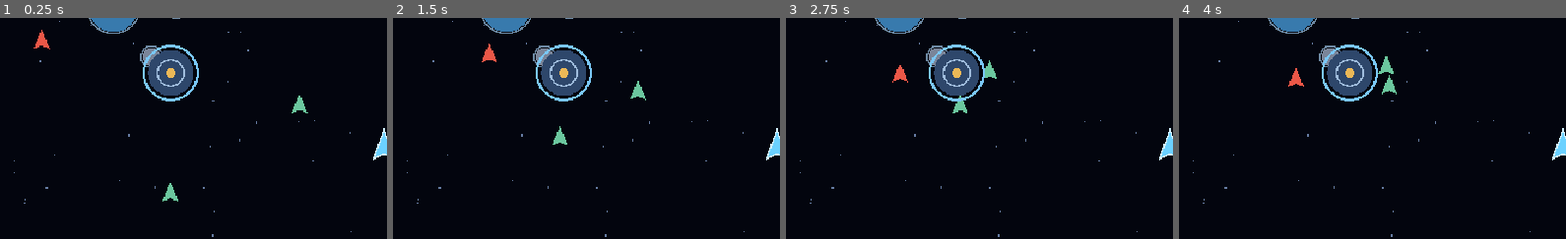
Above: before the commit, frames 1-4 (left to right).
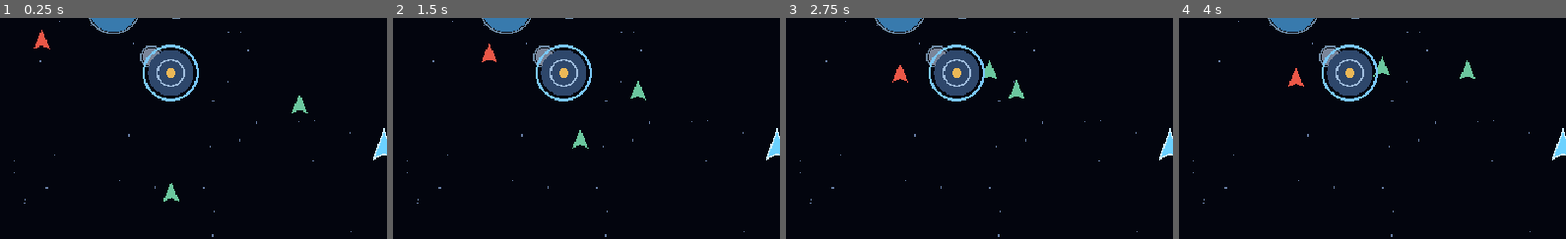
Above: after the commit, the same moments.

Repository: DARTVADER1-DROID/Star-Forge
Game: Godot game, scene res://scenes/main.tscn
The game is run twice, just before and just after one commit, with the same random seed, the same clock (stepped at 60 frames per second) and the same inputs.
Inputs (mouse positions are % of the whole screen's width and height, from its top left):
- Up to frame 1 (0.25 s): no input
- Up to frame 2 (1.5 s): move the mouse to (72, 45) at 0.52 s; click (72, 45) at 0.67 s; drag from (29, 55) to (12, 29) at 1.27 s
- Up to frame 3 (2.75 s): move the mouse to (60, 28) at 2.02 s; click (60, 28) at 2.17 s
- Up to frame 4 (4 s): drag from (45, 70) to (19, 35) at 2.77 s; move the mouse to (80, 65) at 3.52 s; click (80, 65) at 3.67 s
The pictures show only the part of the screen within x 0-50%, y 21-71%; the shares and areas given below are measured in that part.

The runs differ from the first frame. In frame 1, less than 0.1% of the frame differs, in the area x 41-47%, y 74-84%; in frame 2, 0.3%; in frame 3, 0.3%; in frame 4, 0.5%, in the area x 50-77%, y 17-35%.

Commit message:
Integrate Godot art assets and preserve data definitions

Diff:
--- a/scripts/world/world.gd
+++ b/scripts/world/world.gd
@@ -18,10 +18,20 @@
 var _stars := PackedVector2Array()
 var _system_id := ""
 var npc_salvage_enabled := false
+var _background_sprite: Sprite2D
 
 func _ready() -> void:
     get_viewport().size_changed.connect(queue_redraw)
     _create_star_field()
+    var background_texture := AssetLibrary.load_texture("bg_nebula_320x180.png")
+    if background_texture != null:
+        _background_sprite = Sprite2D.new()
+        _background_sprite.texture = background_texture
+        _background_sprite.position = Vector2(480.0,270.0)
+        _background_sprite.scale = Vector2(3.0,3.0)
+        _background_sprite.z_index = -1
+        _background_sprite.texture_filter = CanvasItem.TEXTURE_FILTER_NEAREST
+        add_child(_background_sprite)
     player.projectile_container = projectile_container
     hud.steering_changed.connect(player.set_steering)
     hud.boost_changed.connect(player.set_boosting)
